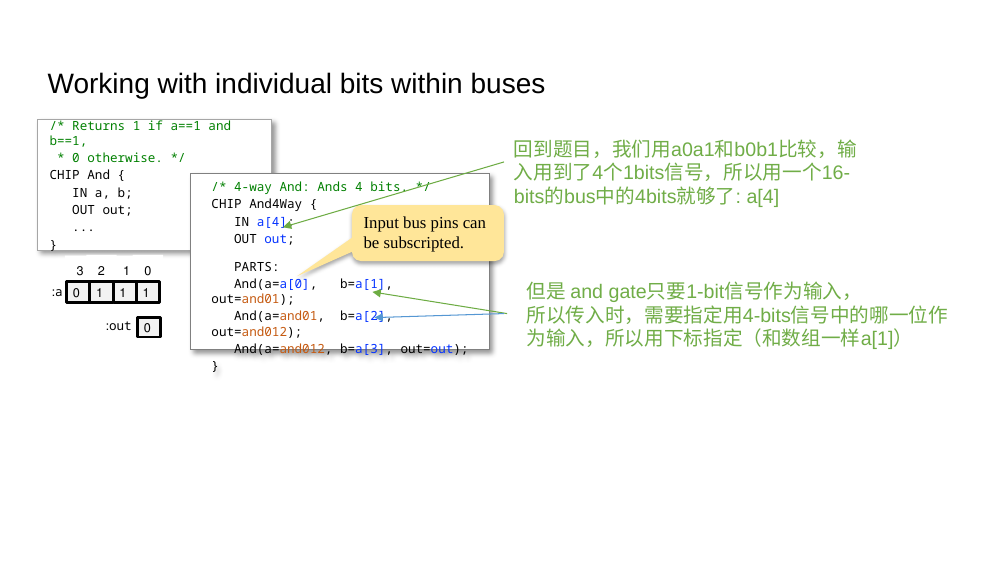
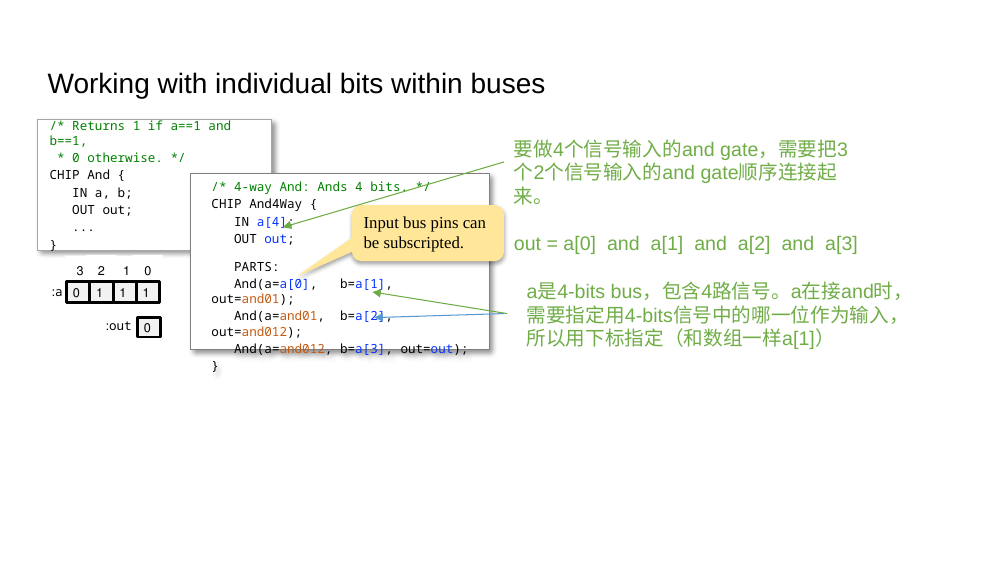
Before and after one commit to vcboy1/Leeds, a slide deck: slide 11 of 26fall/1860/Lecture/Week1.5/Lab 1.5.2 HDL & CAD LAB 2.pptx (slide 12 before the commit). Drawn at 1008x567 pixels with LibreOffice and Linux fonts; fonts in the diff are those of the drawing; background and template pictures are left out. Boxes give left, top, right and bottom in pixels: in the first picture for what was removed or moved away, otherwise in the second. Text is boxed around its words. In the diff, an @@ line names an element or a change of style, - is before the commit and + after.

```diff
--- a/26fall/1860/Lecture/Week1.5/Lab 1.5.2 HDL & CAD LAB 2.pptx
+++ b/26fall/1860/Lecture/Week1.5/Lab 1.5.2 HDL & CAD LAB 2.pptx
@@ text at [514, 139, 858, 254]: text changed @@
-回到题目，我们用a0a1和b0b1比较，输入用到了4个1bits信号，所以用一个16-bits的bus中的4bits就够了: a[4]
+要做4个信号输入的and gate，需要把3个2个信号输入的and gate顺序连接起来。
+out = a[0] and a[1] and a[2] and a[3]
@@ text at [527, 283, 914, 349]: text changed @@
-但是 and gate只要1-bit信号作为输入，
-所以传入时，需要指定用4-bits信号中的哪一位作为输入，所以用下标指定（和数组一样a[1]）
+a是4-bits bus，包含4路信号。a在接and时，
+需要指定用4-bits信号中的哪一位作为输入，
+所以用下标指定（和数组一样a[1]）
```
Also in this commit, not shown: 12 other slides changed, 5 slides added, 1 slide removed, 7 other files.
